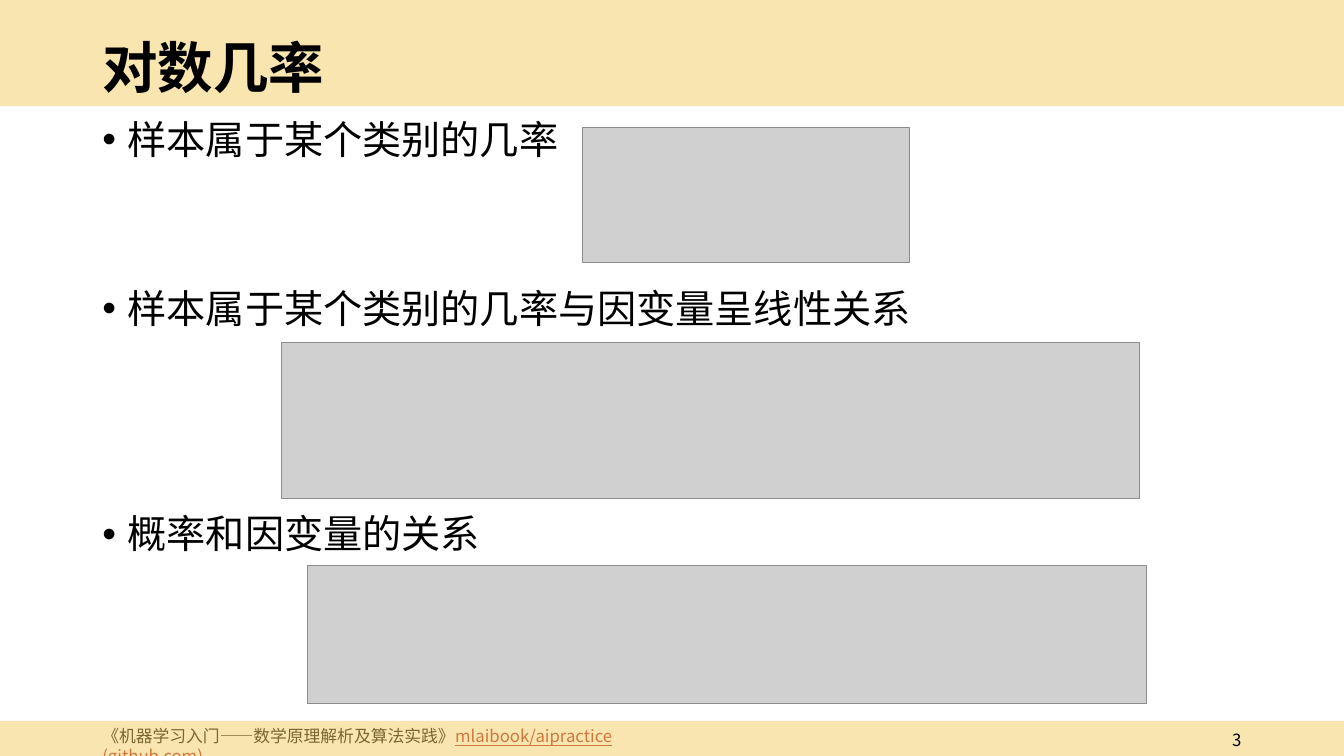
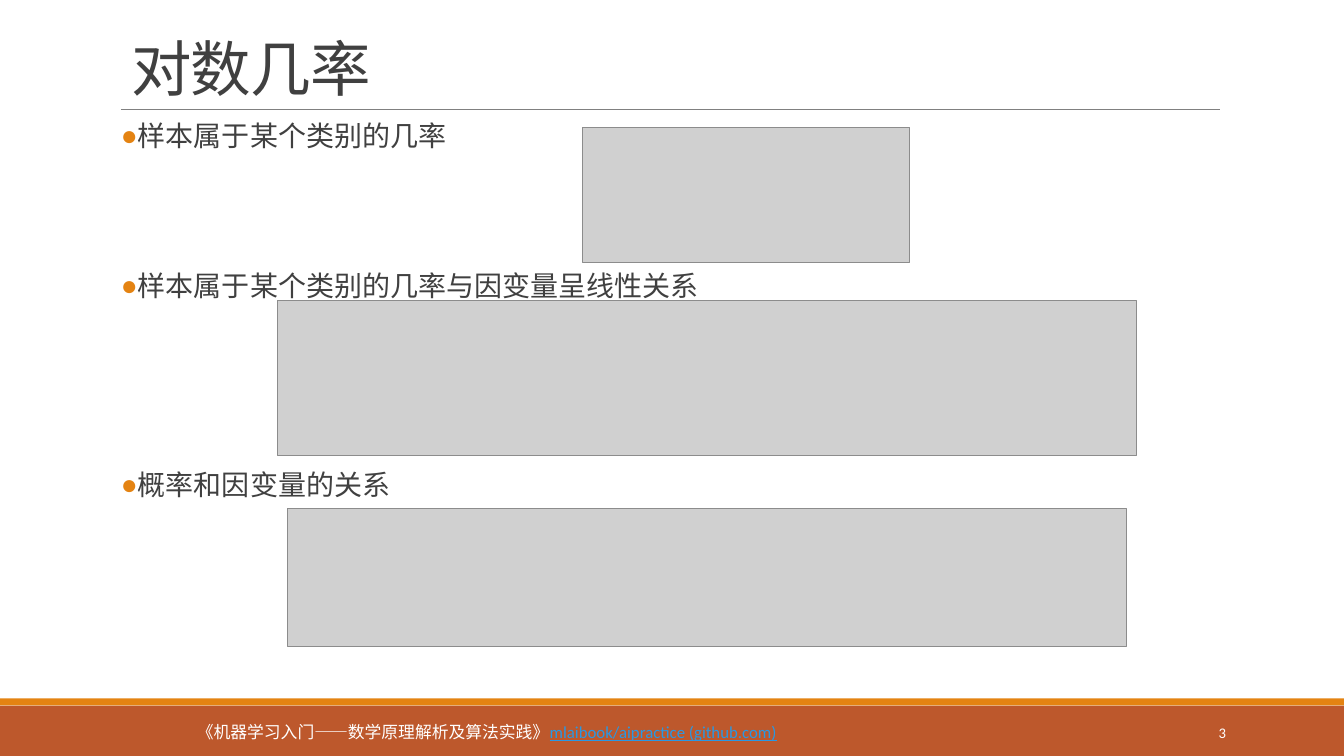
Before and after one commit to mlaibook/mlaibook.github.io, a slide deck: slide 3 of assets/slides/ch5-logistic.pptx. Drawn at 1344x756 pixels with LibreOffice and Linux fonts; fonts in the diff are those of the drawing; grey boxes stand for pictures. Boxes give left, top, right and bottom in pixels: in the first picture for what was removed or moved away, otherwise in the second. Text is boxed around its words. In the diff, an @@ line names an element or a change of style, - is before the commit and + after.

```diff
--- a/assets/slides/ch5-logistic.pptx
+++ b/assets/slides/ch5-logistic.pptx
@@ rectangle removed at box(0, 0, 1344, 106) @@
@@ title "对数几率": place and size @@
-title "对数几率" at box(102, 40, 324, 93)
+title "对数几率" at box(131, 40, 371, 96)
@@ title "对数几率" at box(131, 40, 371, 96): size 39.6 to 43.2 pt, font Arial to Calibri, text colour #000000 to #404040, letter spacing 0 to -0.5 pt, bold off; line spacing 0.9 to 0.85; vertical alignment middle to bottom @@
@@ text "样本属于某个类别的几率": place and size @@
-text "样本属于某个类别的几率" at box(128, 121, 911, 551)
+text "样本属于某个类别的几率" at box(138, 122, 699, 498)
@@ text "样本属于某个类别的几率" at box(138, 122, 699, 498): size 28 to 20 pt, font Noto Sans CJK SC to Calibri, text colour #000000 to #404040; bullet • to ●; more space between paragraphs @@
@@ line added from (121, 109) to (1220, 109), #808080 0.5 pt @@
@@ picture: place and size @@
-picture at box(281, 343, 1140, 498)
+picture at box(277, 300, 1136, 456)
@@ picture: place and size @@
-picture at box(308, 566, 1146, 704)
+picture at box(287, 508, 1126, 646)
@@ rectangle: place and size @@
-rectangle at box(0, 721, 1344, 756)
+rectangle at box(0, 706, 1344, 756)
@@ rectangle at box(0, 706, 1344, 756): fill #F3CD60 at 50% opacity to #BD582C @@
@@ rectangle added at box(0, 699, 1344, 706), fill #E48312 @@
@@ text "《机器学习入门——数学原理解析及算法实践》mlaibook/aipractice (github.com)": place and size @@
-text "《机器学习入门——数学原理解析及算法实践》mlaibook/aipractice (github.com)" at box(102, 728, 612, 746)
+text "《机器学习入门——数学原理解析及算法实践》mlaibook/aipractice (github.com)" at box(197, 724, 776, 741)
@@ text "《机器学习入门——数学原理解析及算法实践》mlaibook/aipractice (github.com)" at box(197, 724, 776, 741): font Noto Sans CJK SC to Calibri; text colour #000000 to #FFFFFF in "《机器学习入门——数学原理解析及算法实践》mlaibook/aipractice"; text colour #AD1F1F to #2998E3 in "《机器学习入门——数学原理解析及算法实践》mlaibook/aipractice (github.com)" @@
@@ page number: place and size @@
-page number at box(1232, 733, 1241, 747)
+page number at box(1219, 728, 1226, 738)
@@ page number at box(1219, 728, 1226, 738): size 12 to 10.5 pt, font Noto Sans CJK SC to Calibri, text colour #000000 to #FFFFFF @@
```
Also in this commit, not shown: 16 other slides changed, 5 other files.
